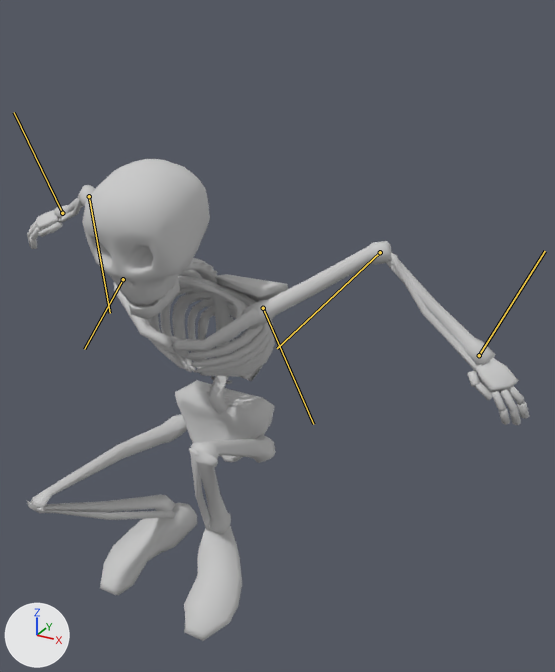
Before and after pictures for a commit that changed the FBX model Source/fall.FBX.
Before and after are seen from a 50 mm camera at (1.067, -1.589, 1.704) aimed at (0.169, 0.044, 0.888). The axes (+X, +Y, +Z) are drawn at lower left. The lights are the same throughout. Both versions are drawn at frame 8 of the action 'Take 001'; the numbers are the values there. The bones that change are drawn over the model as lines.

Names of what the first picture shows: 'mesh_body', 'mesh_head', 'mesh_left_arm', 'mesh_left_leg', 'mesh_right_arm', 'mesh_right_leg'.
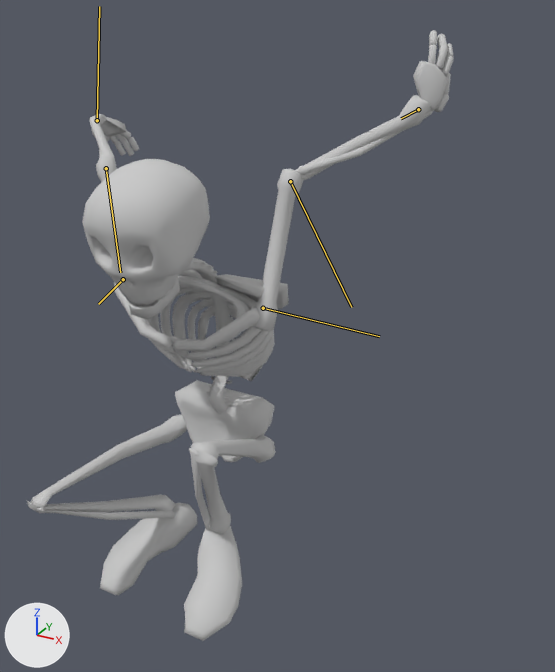
Scene script edits in JSON lines:
```json
{"block": "bone_base_humanlupperarm", "where": "bone_base_humanlupperarm = bpy.data.objects['Armature'].pose.bones['Base HumanLUpperarm']  # child of 'Base HumanLCollarbone'"}
{"op": "set", "path": "bone_base_humanlupperarm.rotation_quaternion", "old": "(0.909, -0.197, 0.227, -0.29)", "new": "(0.649, -0.257, 0.303, -0.649)", "note": "degrees (-31, 17, -40) -> degrees (-47, 3, -92)"}
{"block": "bone_base_humanlforearm", "where": "bone_base_humanlforearm = bpy.data.objects['Armature'].pose.bones['Base HumanLForearm']  # child of 'Base HumanLUpperarm'"}
{"op": "set", "path": "bone_base_humanlforearm.rotation_quaternion", "old": "(0.925, 0.0, 0.0, 0.38)", "new": "(0.979, 0.0, 0.0, 0.204)", "note": "degrees (0, 0, 45) -> degrees (0, 0, 24)"}
{"block": "bone_base_humanlpalm", "where": "bone_base_humanlpalm = bpy.data.objects['Armature'].pose.bones['Base HumanLPalm']  # child of 'Base HumanLForearm'"}
{"op": "set", "path": "bone_base_humanlpalm.rotation_quaternion", "old": "(0.905, -0.3, -0.153, 0.259)", "new": "(0.925, 0.08, 0.311, 0.205)", "note": "degrees (-39, -7, 34) -> degrees (19, 33, 31)"}
{"block": "bone_base_humanrupperarm", "where": "bone_base_humanrupperarm = bpy.data.objects['Armature'].pose.bones['Base HumanRUpperarm']  # child of 'Base HumanRCollarbone'"}
{"op": "set", "path": "bone_base_humanrupperarm.rotation_quaternion", "old": "(0.899, -0.024, -0.195, -0.392)", "new": "(0.78, -0.082, -0.136, -0.606)", "note": "degrees (7, -22, -48) -> degrees (2, -18, -76)"}
{"block": "bone_base_humanrforearm", "where": "bone_base_humanrforearm = bpy.data.objects['Armature'].pose.bones['Base HumanRForearm']  # child of 'Base HumanRUpperarm'"}
{"op": "set", "path": "bone_base_humanrforearm.rotation_quaternion", "old": "(0.973, 0.0, 0.0, 0.229)", "new": "(0.989, 0.0, 0.0, 0.15)", "note": "degrees (0, 0, 26) -> degrees (0, 0, 17)"}
{"block": "bone_base_humanrpalm", "where": "bone_base_humanrpalm = bpy.data.objects['Armature'].pose.bones['Base HumanRPalm']  # child of 'Base HumanRForearm'"}
{"op": "set", "path": "bone_base_humanrpalm.rotation_quaternion", "old": "(0.712, 0.438, 0.363, 0.412)", "new": "(0.688, 0.628, 0.071, -0.357)", "note": "degrees (69, 9, 66) -> degrees (76, 33, -29)"}
```

Location of each change, (x1, y1, x2, y2) in pixels of the pictures (555 x 672 px):
```json
{"object": "mesh_left_arm", "change": "posed", "before": [243, 241, 529, 425], "after": [253, 30, 454, 332], "on screen": "30% narrower, 64% taller"}
{"object": "mesh_right_arm", "change": "posed", "before": [27, 185, 115, 285], "after": [89, 114, 139, 299]}
{"bone": "Base HumanLUpperarm", "before": "(263, 308) to (313, 424)", "after": "(263, 308) to (379, 336)"}
{"bone": "Base HumanLForearm", "before": "(380, 252) to (277, 348)", "after": "(290, 181) to (351, 307)"}
{"bone": "Base HumanLPalm", "before": "(479, 355) to (545, 251)", "after": "(418, 109) to (401, 118)"}
{"bone": "Base HumanRUpperarm", "before": "(123, 279) to (84, 349)", "after": "(123, 279) to (98, 304)"}
{"bone": "Base HumanRForearm", "before": "(89, 196) to (110, 313)", "after": "(106, 168) to (120, 272)"}
{"bone": "Base HumanRPalm", "before": "(62, 213) to (14, 112)", "after": "(97, 120) to (99, 6)"}
```
